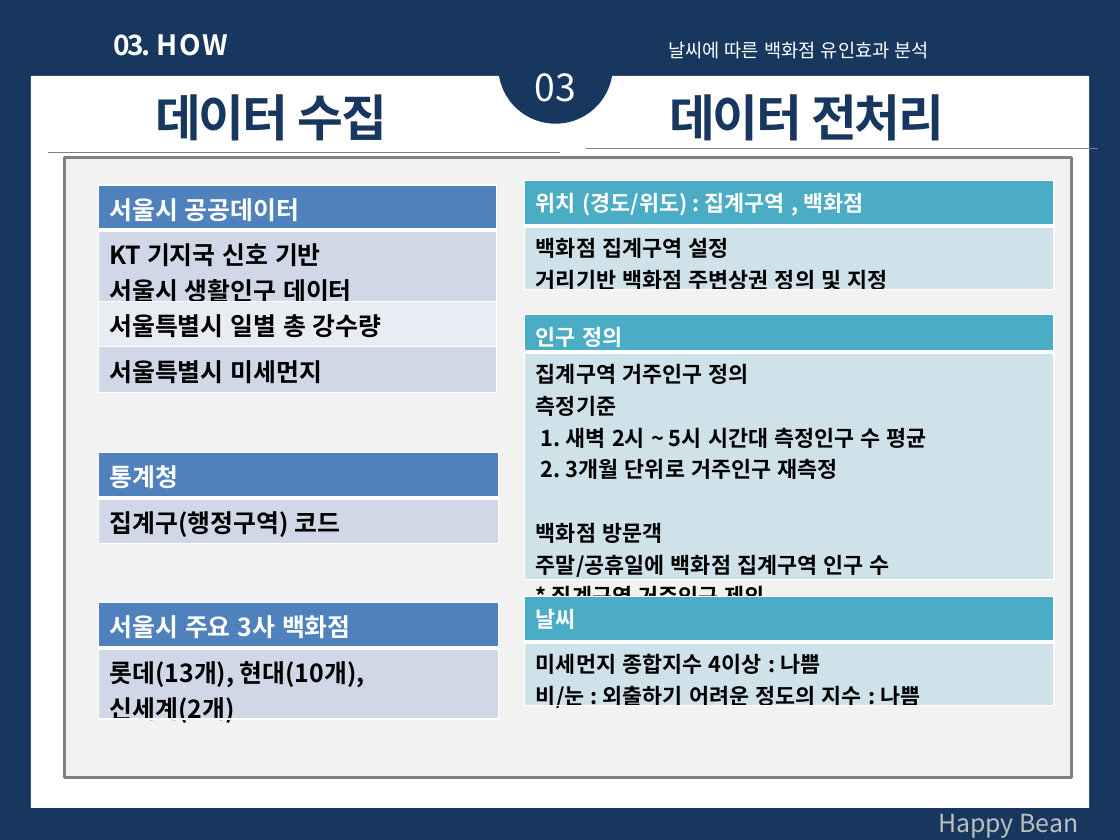
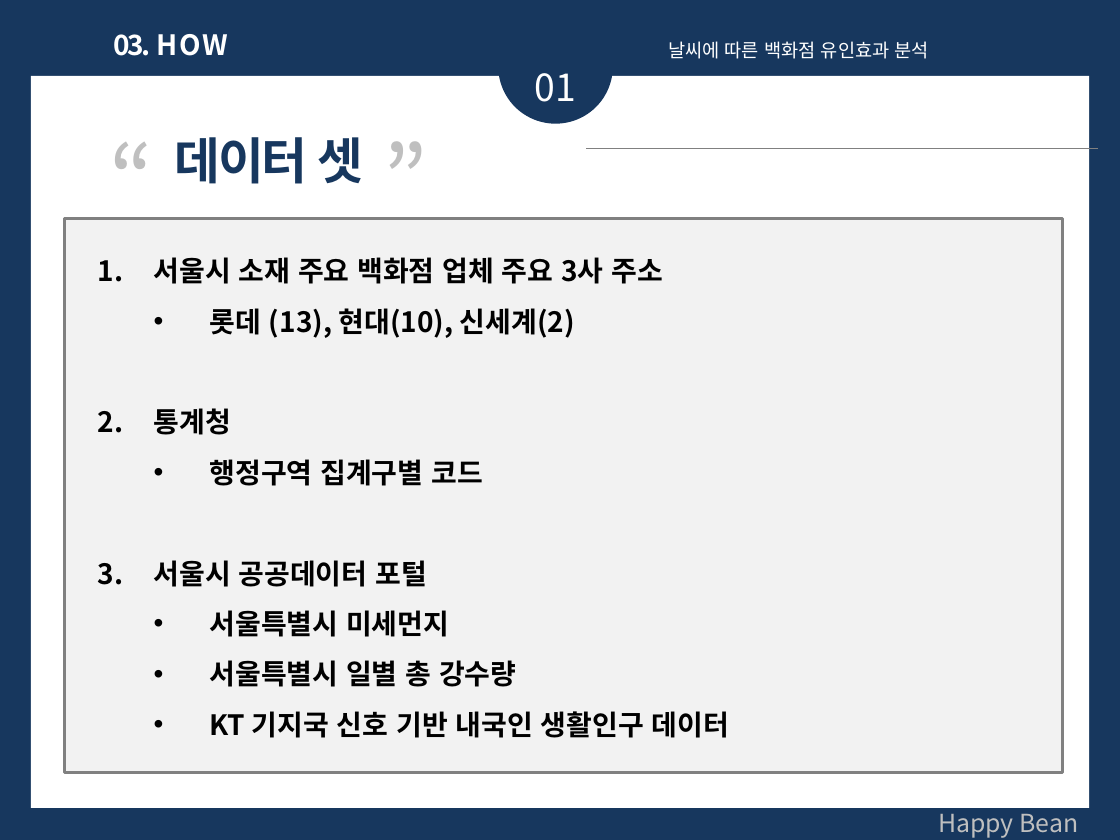
Before and after one commit to jonghyunlee1993/MulticampusSemiProject, a slide deck: slide 7 of 발표자료/1조 세미프로젝트_브리핑_강자연 수정.pptx (slide 5 before the commit). Drawn at 1120x840 pixels with LibreOffice and Linux fonts; fonts in the diff are those of the drawing. Boxes give left, top, right and bottom in pixels: in the first picture for what was removed or moved away, otherwise in the second. Text is boxed around its words. In the diff, an @@ line names an element or a change of style, - is before the commit and + after.

```diff
--- a/발표자료/1조 세미프로젝트_브리핑_강자연 수정.pptx
+++ b/발표자료/1조 세미프로젝트_브리핑_강자연 수정.pptx
@@ text at [535,73,576,102]: text changed @@
-03
+01
@@ text added at [0,115,709,240], 60 pt, text #BFBFBF @@
+“ ”
@@ text removed at [669,94,944,149] @@
-데이터 전처리
@@ text at [175,137,363,184]: text changed @@
-데이터 수집
+데이터 셋
@@ line removed from (48, 152) to (560, 152) @@
@@ table removed at [99,185,497,392], 4 rows, 1 columns @@
-서울시 공공데이터
-KT 기지국 신호 기반 / 서울시 생활인구 데이터
-서울특별시 일별 총 강수량
-서울특별시 미세먼지
@@ table removed at [525,180,1054,294], 2 rows, 1 columns @@
-위치 (경도/위도) : 집계구역 , 백화점
-백화점 집계구역 설정 / 거리기반 백화점 주변상권 정의 및 지정
@@ rectangle: place and size @@
-rectangle at [64,158,1071,777]
+rectangle at [64,218,1062,773]
@@ text added at [98,257,729,738], 18 pt, text #000000, bold @@
+1. 서울시 소재 주요 백화점 업체 주요 3사 주소
+  • 롯데 (13), 현대(10), 신세계(2)
+2. 통계청
+  • 행정구역 집계구별 코드
+3. 서울시 공공데이터 포털
+  • 서울특별시 미세먼지
+  • 서울특별시 일별 총 강수량
+  • KT 기지국 신호 기반 내국인 생활인구 데이터
@@ table removed at [525,315,1054,615], 2 rows, 1 columns @@
-인구 정의
-집계구역 거주인구 정의 / 측정기준 / 1. 새벽 2시 ~ 5시 시간대 측정인구 수 평균 / 2. 3개월 단위로 거주인구 재측정 / 백화점 방문객 / 주말/공휴일에 백화점 집계구역 인구 수 / * 집계구역 거주인구 제외
@@ table removed at [99,452,498,543], 2 rows, 1 columns @@
-통계청
-집계구(행정구역) 코드
@@ table removed at [525,596,1054,712], 2 rows, 1 columns @@
-날씨
-미세먼지 종합지수 4이상 : 나쁨 / 비/눈 : 외출하기 어려운 정도의 지수 : 나쁨
@@ table removed at [99,603,498,727], 2 rows, 1 columns @@
-서울시 주요 3사 백화점
-롯데(13개), 현대(10개), / 신세계(2개)
```
Also in this commit, not shown: 6 other slides changed, 4 slides added, 2 other files.
